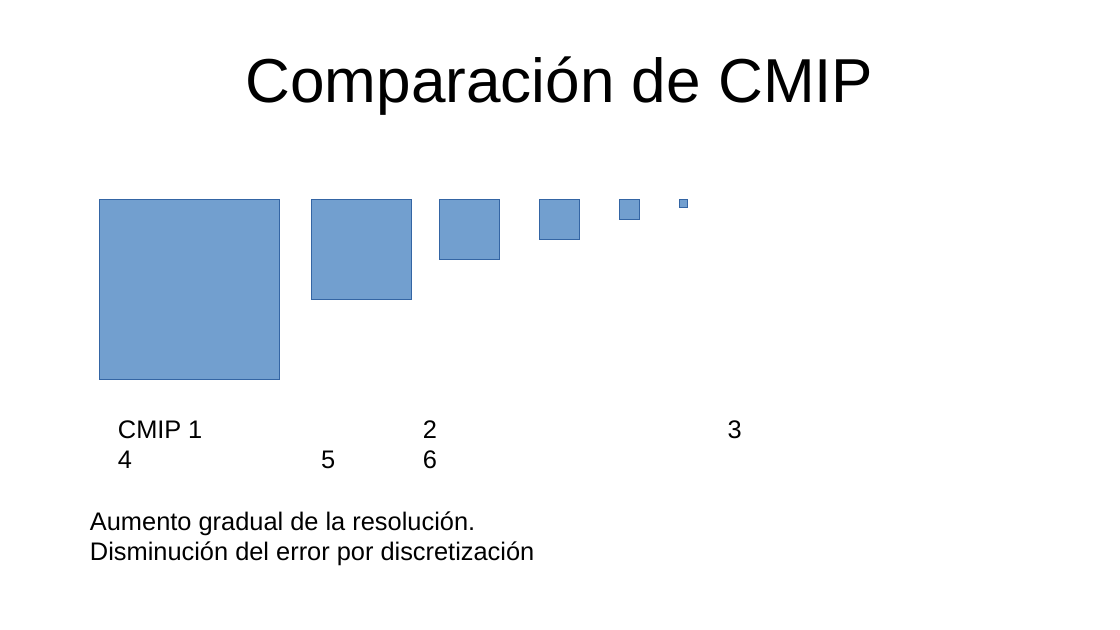
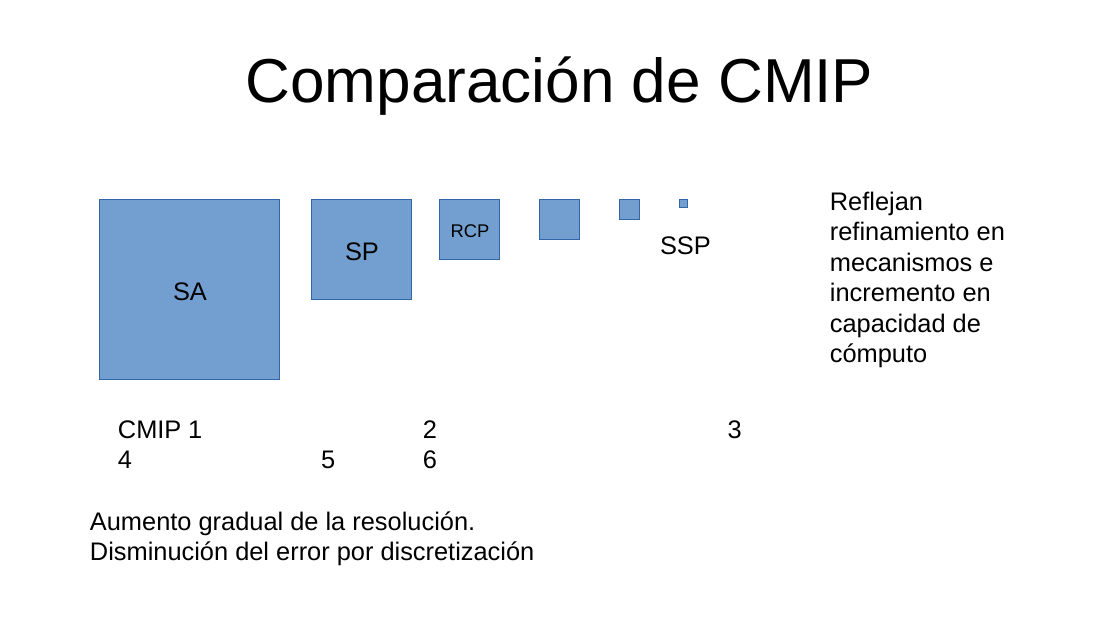
Before and after one commit to gerardommc/Ecologia-Teorica-II, a slide deck: slide 10 of Cambio-climatico/Escenarios.odp. Drawn at 1120x630 pixels with LibreOffice and Linux fonts; fonts in the diff are those of the drawing. Boxes give left, top, right and bottom in pixels: in the first picture for what was removed or moved away, otherwise in the second. Text is boxed around its words. In the diff, an @@ line names an element or a change of style, - is before the commit and + after.

```diff
--- a/Cambio-climatico/Escenarios.odp
+++ b/Cambio-climatico/Escenarios.odp
@@ text added at [830, 191, 1005, 368], 18 pt, text #000000 @@
+Reflejan refinamiento en mecanismos e incremento en capacidad de cómputo
@@ text in rectangle at [451, 224, 490, 237]: text added @@
+RCP
@@ text added at [660, 236, 711, 255], 18 pt, text #000000 @@
+SSP
@@ text in rectangle at [345, 242, 379, 261]: text added @@
+SP
@@ text in rectangle at [173, 282, 207, 301]: text added @@
+SA
```
Also in this commit, not shown: 5 other slides changed, 20 slides added, 1 slide removed, 23 other files.
